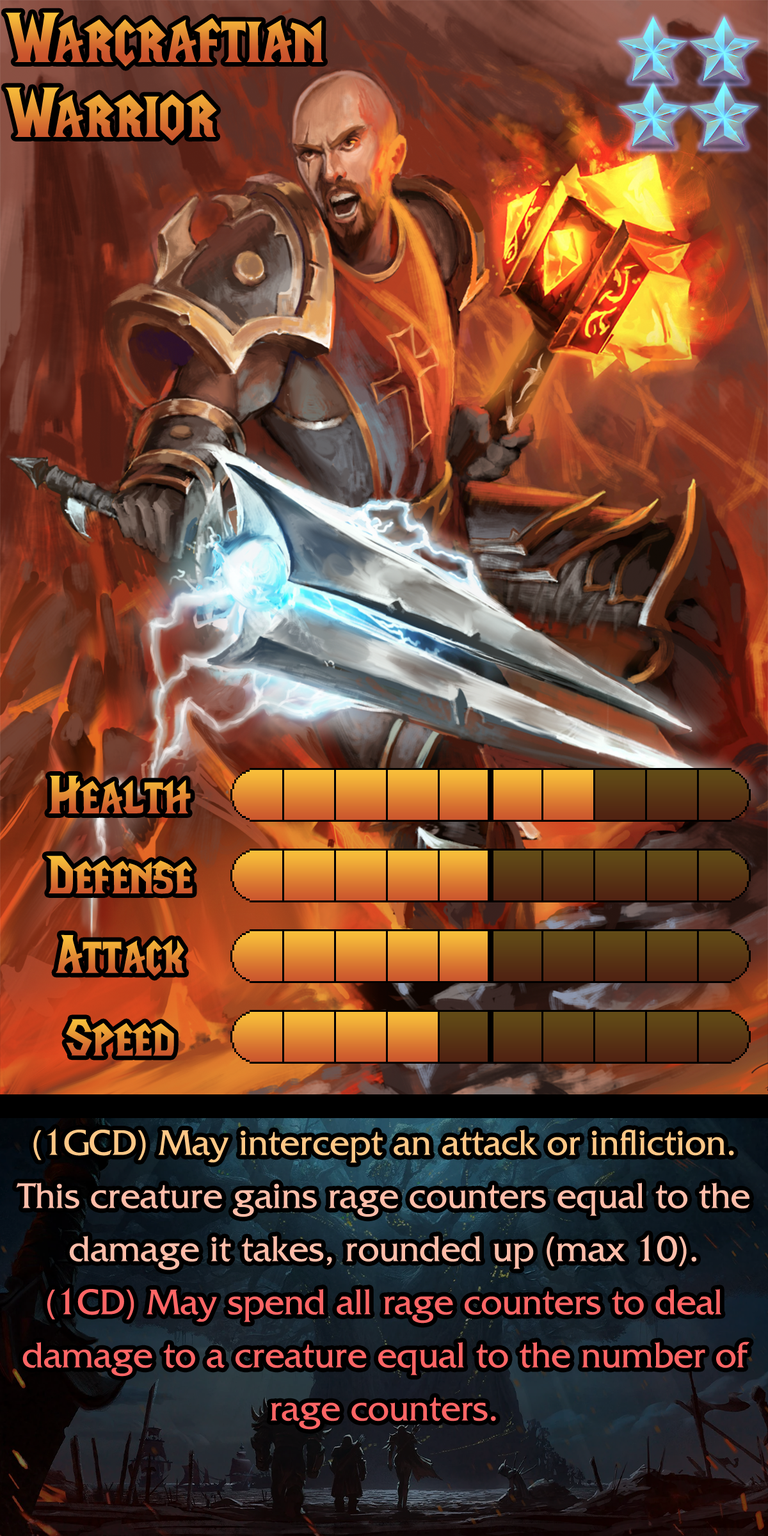
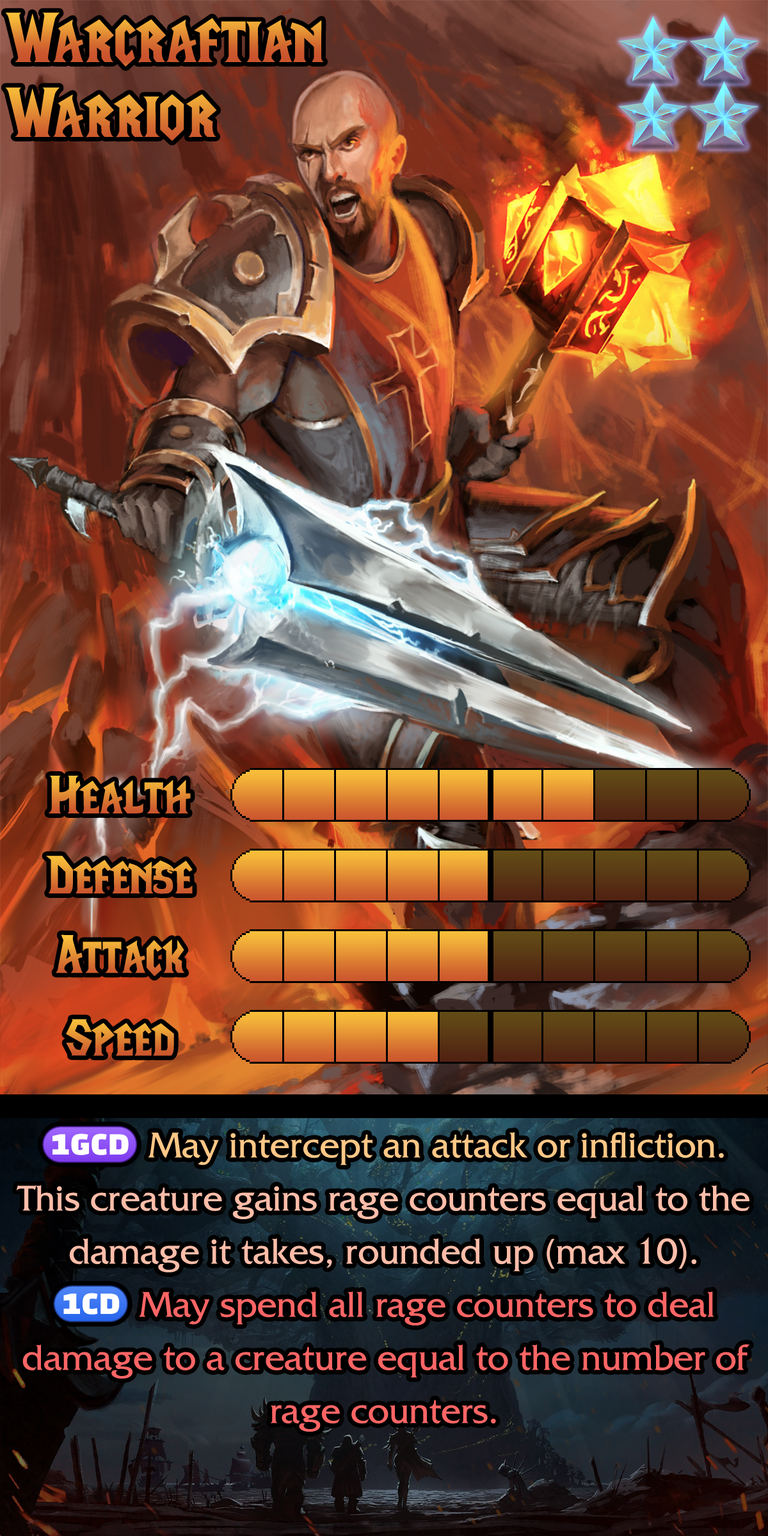
Before/after of a (768, 1536) layered artwork. What changed in the layer stack:
painted on "Ability" over left=15, top=1125, right=750, bottom=1432
